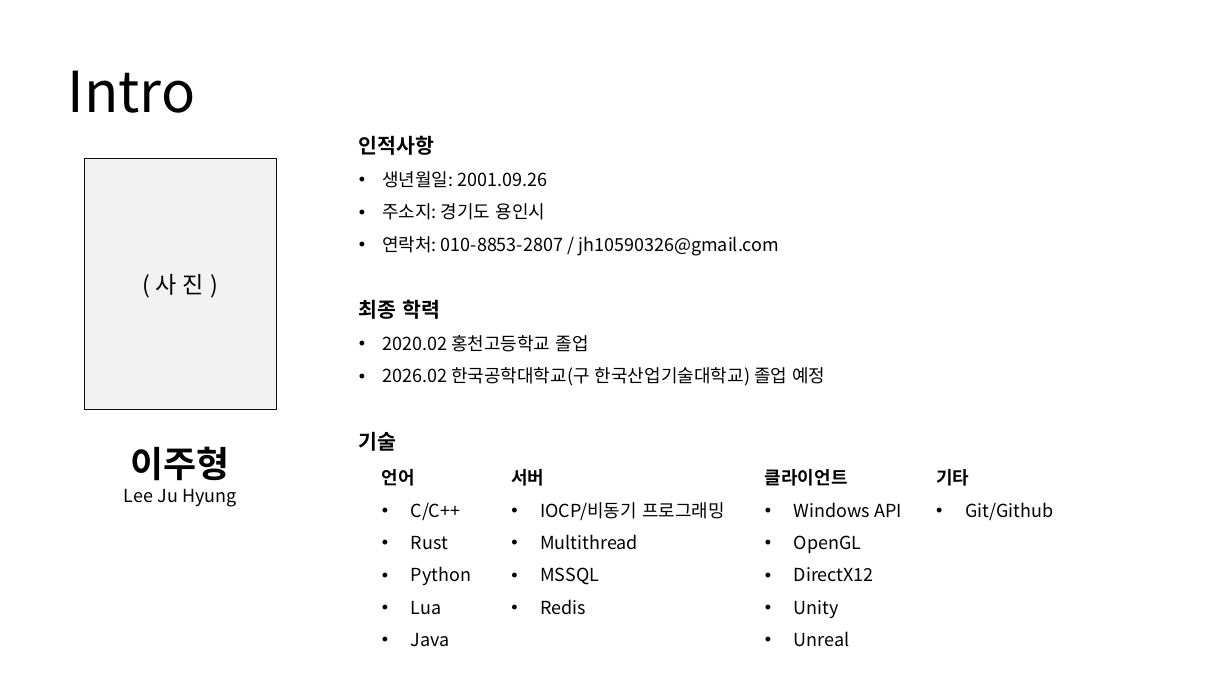
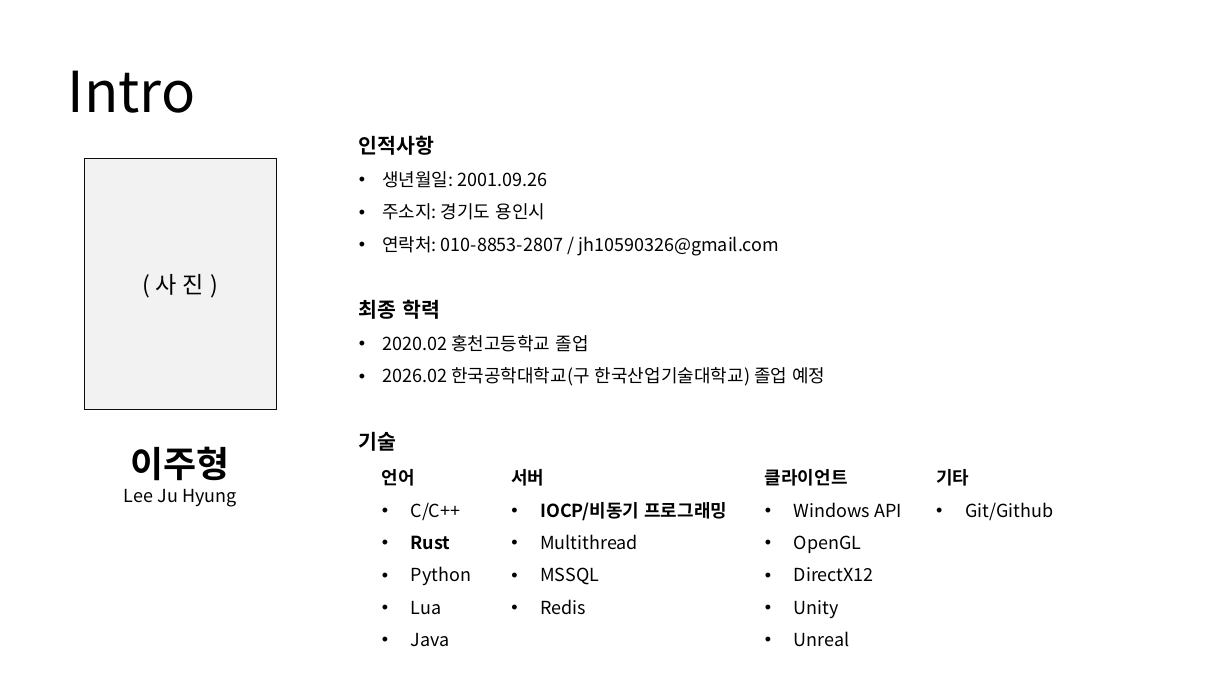
Before and after one commit to HK416/capstone_project, a slide deck: slide 1 of documents/포트폴리오/2020180028_이주형.pptx. Drawn at 1232x693 pixels with LibreOffice and Linux fonts; fonts in the diff are those of the drawing. Boxes give left, top, right and bottom in pixels: in the first picture for what was removed or moved away, otherwise in the second. Text is boxed around its words. In the diff, an @@ line names an element or a change of style, - is before the commit and + after.

```diff
--- a/documents/포트폴리오/2020180028_이주형.pptx
+++ b/documents/포트폴리오/2020180028_이주형.pptx
@@ text at (x1=540, y1=502, x2=727, y2=521): bold on in "IOCP/비동기 프로그래밍" @@
@@ text at (x1=411, y1=535, x2=451, y2=550): bold on in "Rust" @@
```
Also in this commit, not shown: 1 other file.
